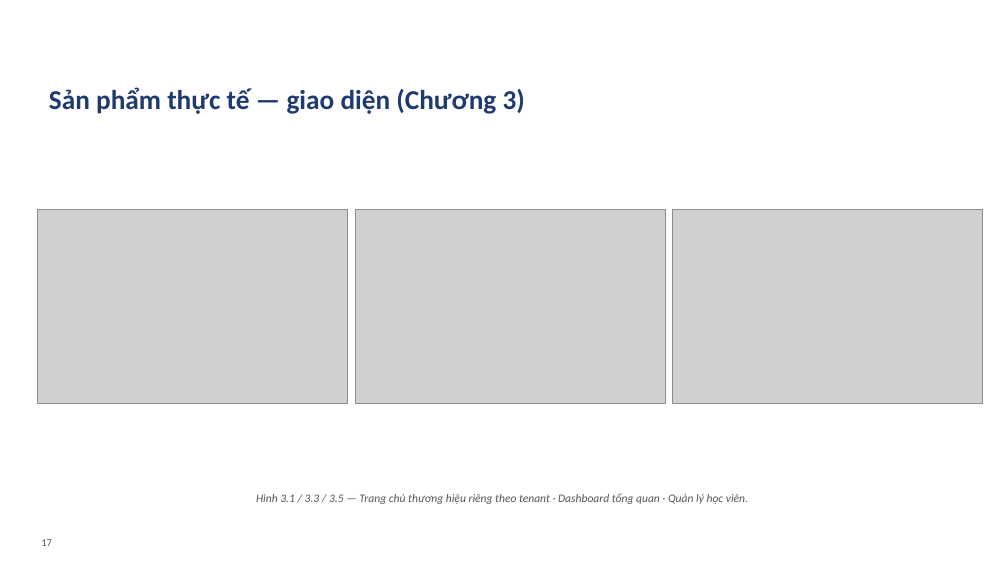
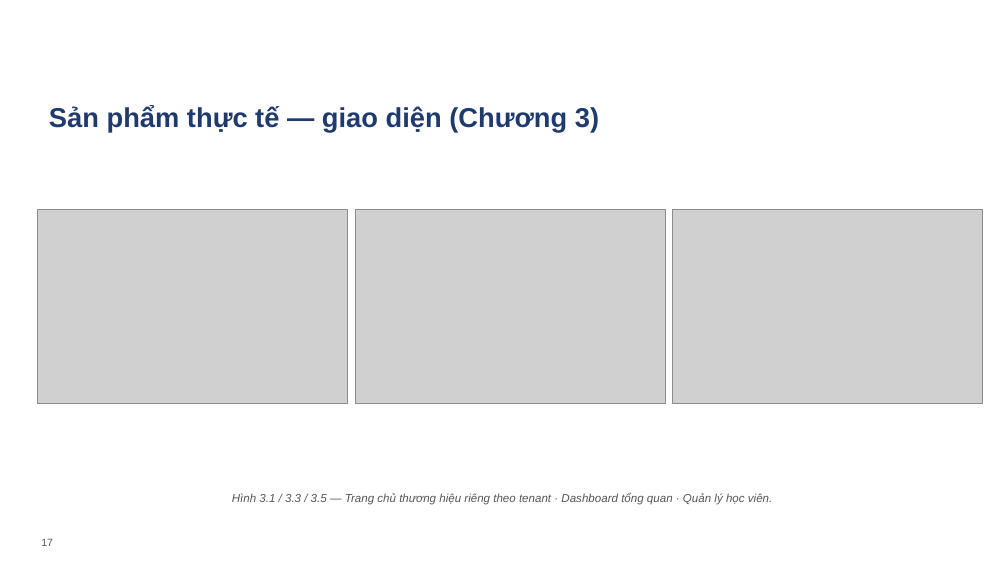
Before and after one commit to VictorAurelius/2026-Kite-Class-Platform, a slide deck: slide 17 of documents/08-thesis/defense/KiteHub-baove-khoaluan-20slide.pptx. Drawn at 1008x567 pixels with LibreOffice and Linux fonts; fonts in the diff are those of the drawing; grey boxes stand for pictures; background and template pictures are left out. Boxes give left, top, right and bottom in pixels: in the first picture for what was removed or moved away, otherwise in the second. Text is boxed around its words. In the diff, an @@ line names an element or a change of style, - is before the commit and + after.

```diff
--- a/documents/08-thesis/defense/KiteHub-baove-khoaluan-20slide.pptx
+++ b/documents/08-thesis/defense/KiteHub-baove-khoaluan-20slide.pptx
@@ font Calibri to Arial in 3 elements at bbox=[41, 539, 53, 546], bbox=[232, 493, 772, 505], bbox=[49, 106, 599, 132] @@
@@ text "Sản phẩm thực tế — ...": place and size @@
-text "Sản phẩm thực tế — ..." at bbox=[49, 87, 525, 114]
+text "Sản phẩm thực tế — ..." at bbox=[49, 106, 599, 132]
```
Also in this commit, not shown: 20 other slides changed, 1 slide added, 1 slide removed, 12 other files.
